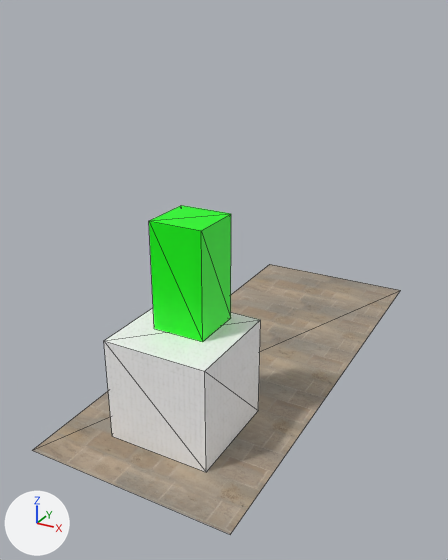
Two versions of the glTF model resources/models/mall/mall.gltf, one commit apart.
Both versions are drawn from a 50 mm lens placed at (5.28, -11.17, 7.21), pointed at (-0.37, -0.89, 2.07). Arrows for +X, +Y and +Z are at lower left; the lights stay in place. Mesh edges are drawn as thin lines. Where no turn or scale is listed for an object, it has been applied to the vertices.

The older version as bpy lines, for what is in view:
```python
me_cube = bpy.data.meshes.new('Cube')
me_cube.from_pydata(...)  # a box spanning x -1.0..1.0, y -1.0..1.0, z -1.0..1.0
me_cube.materials.append(mat_white_tiles)  # picture img_tiles107_1k_color
me_cube_001 = bpy.data.meshes.new('Cube.001')
me_cube_001.from_pydata(...)  # a box spanning x -0.5..0.5, y 0.28..1.28, z -1.0..1.0
me_cube_001.materials.append(mat_spawn)  # picture img_spawn
me_plane = bpy.data.meshes.new('Plane')
me_plane.from_pydata(...)  # 4 vertices, 2 faces; spans x -2.0..2.0, y -5.0..5.0, z 0.0
me_plane.materials.append(mat_tile)  # picture img_floor_tiles_02_diff_1k
ob_cube = bpy.data.objects.new('Cube', me_cube)
ob_cube.location = (0.0, -3.0, 1.0)
ob_cube_001 = bpy.data.objects.new('Cube.001', me_cube_001)
ob_cube_001.location = (0.0, -3.5, 3.0)
ob_plane = bpy.data.objects.new('Plane', me_plane)
ob_plane.location = (0.0, 0.0, 0.0)
```
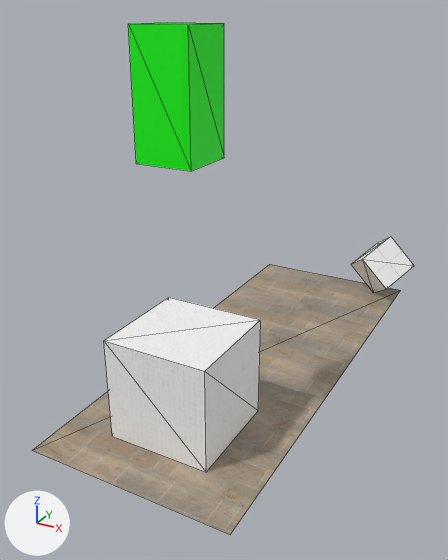
The change in detail:
Mesh me_cube_002 is new.
It has 8 vertices, 12 faces and spans x -0.85..0.85, y -0.71..0.71, z -0.85..0.85.
It uses material mat_white_tiles (picture img_tiles107_1k_color).
Object 'Cube.001' (ob_cube_001) moves from (0.0, -3.5, 3.0) to (0.0, -3.75, 6.0).
Object 'Cube.002' (ob_cube_002) is new; it shows me_cube_002.
Its location is (1.52, 4.53, 0.83).

Changed parts and their boxes [x1, y1, x2, y2] in the pictures (448 x 560 px):
'Cube.001', moved: before [149, 205, 231, 342]; after [128, 22, 224, 171]
'Cube.002', added: after [351, 236, 414, 292]
